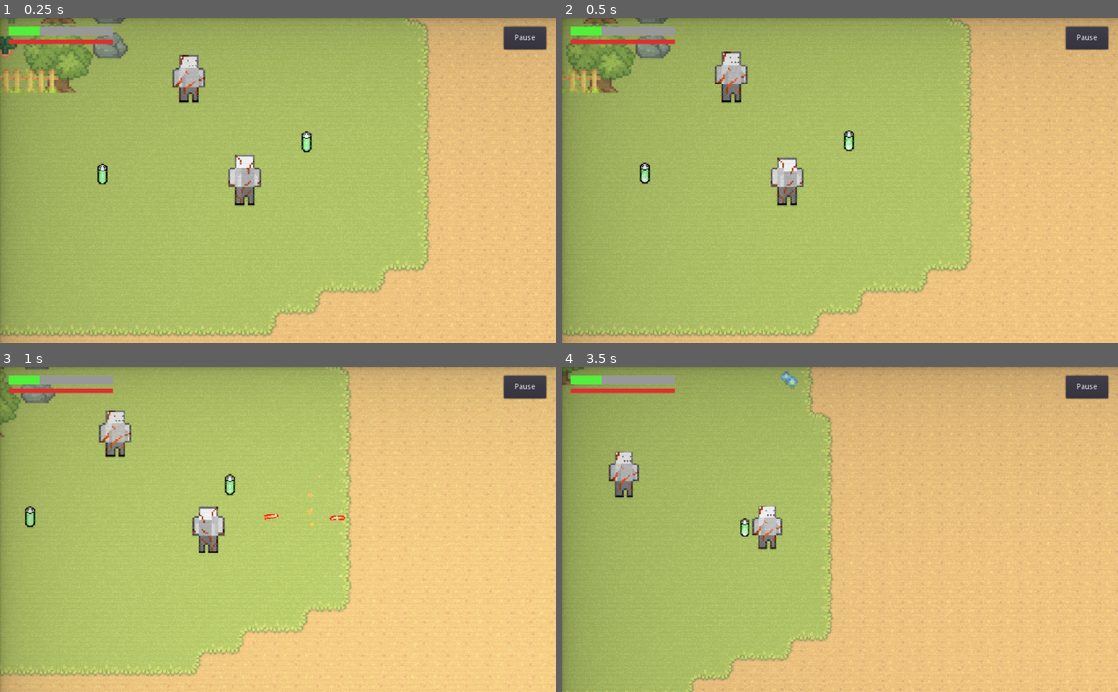
Above: before the commit, frames 1-4 (two rows, left to right).
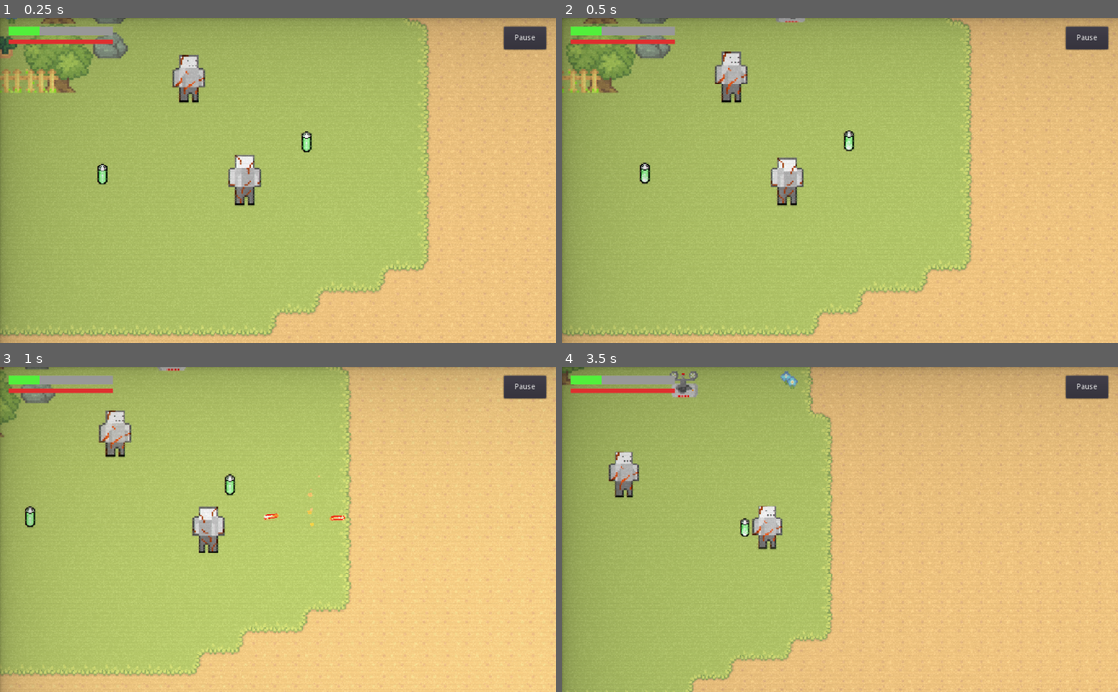
Above: after the commit, the same moments.

Repository: benhmoore/game-design-astral
Game: Godot game, scene res://scenes/Main.tscn
Two runs of this game, one before a commit and one after it. Both use one fixed random seed, a clock stepped at 60 frames per second and the inputs below. This scene is started directly instead of the project's main scene.
Inputs (mouse positions are in pixels of both pictures, inside the frame that each line leads up to):
- Up to frame 1 (0.25 s): no input
- Up to frame 2 (0.5 s): no input
- Up to frame 3 (1 s): move the mouse to (400, 513) at 0.52 s; press the mouse at (400, 513) at 0.53 s; hold D (move_right) from 0.53 s (still down)
- Up to frame 4 (3.5 s): move the mouse to (728, 545) at 1.27 s; release D (move_right) at 1.28 s; release the mouse at (728, 545) at 1.28 s; hold S (move_down) 1.28-2.03 s; tap Shift (action_sprint) at 1.35, 2.85 s; move the mouse to (895, 458) at 2.02 s; press the mouse at (895, 458) at 2.03 s; hold D (move_right) 2.03-2.78 s; move the mouse to (812, 594) at 2.77 s; release the mouse at (812, 594) at 2.78 s; hold W (move_up) from 2.78 s (still down)

Frame 1 is identical in both runs. In frame 2, less than 0.1% of the frame differs, in the area x 38-44%, y 0-2%; in frame 3, 0.1%; in frame 4, 0.3%, in the area x 19-25%, y 1-10%.

Commit message:
Enemy death working

Diff:
--- a/Enemies/Enemy.gd
+++ b/Enemies/Enemy.gd
@@ -3,7 +3,7 @@
 export var ACCELERATION = 300
 export var MAX_SPEED = 50
 export var FRICTION = 200
-export var WANDER_TARGET_RANGE = 4
+export var WANDER_TARGET_RANGE = 6
 
 enum {
 	IDLE,
@@ -26,6 +26,12 @@
 
 func _ready():
 	state = pick_random_state([IDLE, WANDER])
+	add_to_group("enemy")
+	hurtbox.connect("hit", self, "_on_hit")
+	stats.connect("no_health", self, "_on_Stats_no_health")
+
+func _on_hit():
+	print("Enemy's hurtbox has been hit")
 
 func _physics_process(delta):
 	knockback = knockback.move_toward(Vector2.ZERO, FRICTION * delta)
--- a/Enemies/Enemy.tscn
+++ b/Enemies/Enemy.tscn
@@ -1,9 +1,10 @@
-[gd_scene load_steps=22 format=2]
+[gd_scene load_steps=23 format=2]
 
 [ext_resource path="res://Shadows/SmallShadow.png" type="Texture" id=1]
 [ext_resource path="res://Enemies/Enemies.png" type="Texture" id=2]
 [ext_resource path="res://Hit & Hurt Boxes/HurtBox.tscn" type="PackedScene" id=3]
 [ext_resource path="res://Enemies/Enemy.gd" type="Script" id=4]
+[ext_resource path="res://Enemies/Stats.gd" type="Script" id=5]
 [ext_resource path="res://Enemies/PlayerDetectionZone.tscn" type="PackedScene" id=6]
 [ext_resource path="res://Hit & Hurt Boxes/HitBox.tscn" type="PackedScene" id=7]
 [ext_resource path="res://Hit & Hurt Boxes/SoftCollision.tscn" type="PackedScene" id=8]
@@ -52,6 +53,7 @@
 height = 4.0
 
 [sub_resource type="CircleShape2D" id=9]
+radius = 2.75108
 
 [sub_resource type="CircleShape2D" id=10]
 radius = 4.12311
@@ -112,6 +114,7 @@
 
 [node name="AnimatedSprite" type="AnimatedSprite" parent="."]
 material = SubResource( 12 )
+position = Vector2( 0, 15 )
 frames = SubResource( 19 )
 animation = "fly"
 playing = true
@@ -121,6 +124,7 @@
 texture = ExtResource( 1 )
 
 [node name="CollisionShape2D" type="CollisionShape2D" parent="."]
+visible = false
 scale = Vector2( 0.398079, 0.398079 )
 shape = SubResource( 7 )
 
@@ -128,10 +132,11 @@
 collision_layer = 8
 
 [node name="CollisionShape2D" parent="HurtBox" index="0"]
-position = Vector2( 0, -13 )
 shape = SubResource( 8 )
 
 [node name="PlayerDetectionZone" parent="." instance=ExtResource( 6 )]
+visible = false
+collision_mask = 1
 
 [node name="CollisionShape2D" parent="PlayerDetectionZone" index="0"]
 modulate = Color( 1, 1, 1, 0.780392 )
@@ -139,24 +144,30 @@
 shape = SubResource( 9 )
 
 [node name="HitBox" parent="." instance=ExtResource( 7 )]
+visible = false
 collision_mask = 4
 
 [node name="CollisionShape2D" parent="HitBox" index="0"]
-position = Vector2( 0, -14 )
+position = Vector2( 0, -1 )
 shape = SubResource( 10 )
 
 [node name="SoftCollision" parent="." instance=ExtResource( 8 )]
+visible = false
 
 [node name="CollisionShape2D" parent="SoftCollision" index="0"]
 scale = Vector2( 0.51765, 0.51765 )
 shape = SubResource( 11 )
 
 [node name="WanderController" parent="." instance=ExtResource( 9 )]
+visible = false
 
 [node name="AnimationPlayer" type="AnimationPlayer" parent="."]
 anims/RESET = SubResource( 13 )
 anims/Start = SubResource( 14 )
 anims/Stop = SubResource( 15 )
+
+[node name="Stats" type="Node" parent="."]
+script = ExtResource( 5 )
 
 [connection signal="area_entered" from="HurtBox" to="." method="_on_HurtBox_area_entered"]
 [connection signal="invincibility_ended" from="HurtBox" to="." method="_on_HurtBox_invincibility_ended"]
--- /dev/null
+++ b/Enemies/Stats.gd
@@ -0,0 +1,11 @@
+extends Node
+
+export var health: int = 20 setget set_health
+
+func set_health(value):
+	health = value
+	if health <= 0:
+		health = 0
+		emit_signal("no_health")
+
+signal no_health
--- a/Hit & Hurt Boxes/HitBox.tscn
+++ b/Hit & Hurt Boxes/HitBox.tscn
@@ -1,6 +1,9 @@
-[gd_scene load_steps=2 format=2]
+[gd_scene load_steps=3 format=2]
 
 [ext_resource path="res://Hit & Hurt Boxes/HitBox.gd" type="Script" id=1]
+
+[sub_resource type="CircleShape2D" id=1]
+radius = 20.025
 
 [node name="HitBox" type="Area2D"]
 collision_layer = 0
@@ -8,3 +11,4 @@
 script = ExtResource( 1 )
 
 [node name="CollisionShape2D" type="CollisionShape2D" parent="."]
+shape = SubResource( 1 )
--- a/Hit & Hurt Boxes/HurtBox.gd
+++ b/Hit & Hurt Boxes/HurtBox.gd
@@ -7,6 +7,15 @@
 
 signal invincibility_started
 signal invincibility_ended
+signal hit
+
+func _ready():
+	add_to_group("hurtbox")
+
+func _on_HurtBox_area_entered(area):
+	emit_signal("hit")  # Emit the hit signal
+	print("Hurtbox debug")
+
 
 func set_invincible(value):
 	invincible = value
--- a/Hit & Hurt Boxes/HurtBox.tscn
+++ b/Hit & Hurt Boxes/HurtBox.tscn
@@ -1,6 +1,9 @@
-[gd_scene load_steps=2 format=2]
+[gd_scene load_steps=3 format=2]
 
 [ext_resource path="res://Hit & Hurt Boxes/HurtBox.gd" type="Script" id=1]
+
+[sub_resource type="CircleShape2D" id=1]
+radius = 22.0227
 
 [node name="HurtBox" type="Area2D"]
 collision_layer = 0
@@ -8,6 +11,7 @@
 script = ExtResource( 1 )
 
 [node name="CollisionShape2D" type="CollisionShape2D" parent="."]
+shape = SubResource( 1 )
 
 [node name="Timer" type="Timer" parent="."]
 
--- a/scenes/Main.tscn
+++ b/scenes/Main.tscn
@@ -1,10 +1,11 @@
-[gd_scene load_steps=9 format=2]
+[gd_scene load_steps=10 format=2]
 
 [ext_resource path="res://scenes/player/PlayerCharacter.tscn" type="PackedScene" id=1]
 [ext_resource path="res://scenes/pickups/Battery.tscn" type="PackedScene" id=2]
 [ext_resource path="res://scenes/guest_npc/guest_npc.tscn" type="PackedScene" id=3]
 [ext_resource path="res://assets/music/astral-sound.wav" type="AudioStream" id=4]
 [ext_resource path="res://assets/graphics/tilemap.tres" type="TileSet" id=5]
+[ext_resource path="res://Enemies/Enemy.tscn" type="PackedScene" id=6]
 [ext_resource path="res://assets/graphics/levels/images.png" type="Texture" id=7]
 
 [sub_resource type="GDScript" id=2]
@@ -101,3 +102,7 @@
 position = Vector2( 1.00012, -1.99999 )
 scale = Vector2( 1.66667, 1.70175 )
 texture = ExtResource( 7 )
+
+[node name="Enemy" parent="." instance=ExtResource( 6 )]
+position = Vector2( 1068, 219 )
+scale = Vector2( 3, 3 )
--- a/scenes/player/PlayerCharacter.tscn
+++ b/scenes/player/PlayerCharacter.tscn
@@ -144,7 +144,7 @@
 position = Vector2( 25.6667, 26 )
 frames = SubResource( 2 )
 animation = "idle.front.right"
-frame = 1
+frame = 2
 speed_scale = 0.8
 playing = true
 
--- a/scenes/projectiles/Projectile.tscn
+++ b/scenes/projectiles/Projectile.tscn
@@ -10,6 +10,8 @@
 
 [node name="Projectile" type="Area2D" groups=["Projectile"]]
 scale = Vector2( 2, 2 )
+collision_layer = 9
+collision_mask = 9
 script = ExtResource( 1 )
 SPEED = 1250
 hit_particles = ExtResource( 3 )
@@ -23,14 +25,16 @@
 [node name="FlyAnimation" type="AnimatedSprite" parent="."]
 frames = ExtResource( 2 )
 animation = "projectile.laser"
+frame = 2
 playing = true
 
 [node name="HitAnimation" type="AnimatedSprite" parent="."]
 visible = false
 frames = ExtResource( 2 )
 animation = "projectile.laser.hit"
-frame = 2
+frame = 1
 playing = true
 
+[connection signal="area_entered" from="." to="." method="_on_Projectile_area_entered"]
 [connection signal="body_entered" from="." to="." method="_on_Projectile_body_entered"]
 [connection signal="viewport_exited" from="VisibilityNotifier2D" to="." method="_on_VisibilityNotifier2D_viewport_exited"]
--- a/scripts/projectiles/Projectile.gd
+++ b/scripts/projectiles/Projectile.gd
@@ -1,6 +1,10 @@
 extends Area2D
 
 export(int) var SPEED: int = 1500
+export(int) var damage = 10
+export(Vector2) var knockback_vector = Vector2.ZERO
+export(float) var knockback_multiplier = 1.5
+
 signal hit
 
 export var hit_particles: PackedScene
@@ -8,6 +12,9 @@
 func _physics_process(delta):
 	var direction = Vector2.RIGHT.rotated(rotation)
 	global_position += direction * SPEED * delta
+
+func get_knockback_vector():
+	return Vector2.RIGHT.rotated(rotation).normalized() * knockback_multiplier
 
 func destroy():
 	queue_free()
@@ -19,8 +26,19 @@
 		get_tree().current_scene.add_child(hit)
 		hit.global_transform.origin = global_transform.origin + Vector2(15,0)
 		hit.global_rotation = get_rotation() + PI
+		destroy()
 
+func _on_Projectile_area_entered(area: Area2D) -> void:  # Change this line
+	if area.is_in_group("hurtbox"):
+		print("_on_Projectile_area_entered HURTBOX")
+		knockback_vector = get_knockback_vector()
+		area.emit_signal("hit")
+		var hit = hit_particles.instance()
+		get_tree().current_scene.add_child(hit)
+		hit.global_transform.origin = global_transform.origin + Vector2(15,0)
+		hit.global_rotation = get_rotation() + PI
 		destroy()
+
 
 func _on_VisibilityNotifier2D_viewport_exited(_viewport):
 	queue_free()
